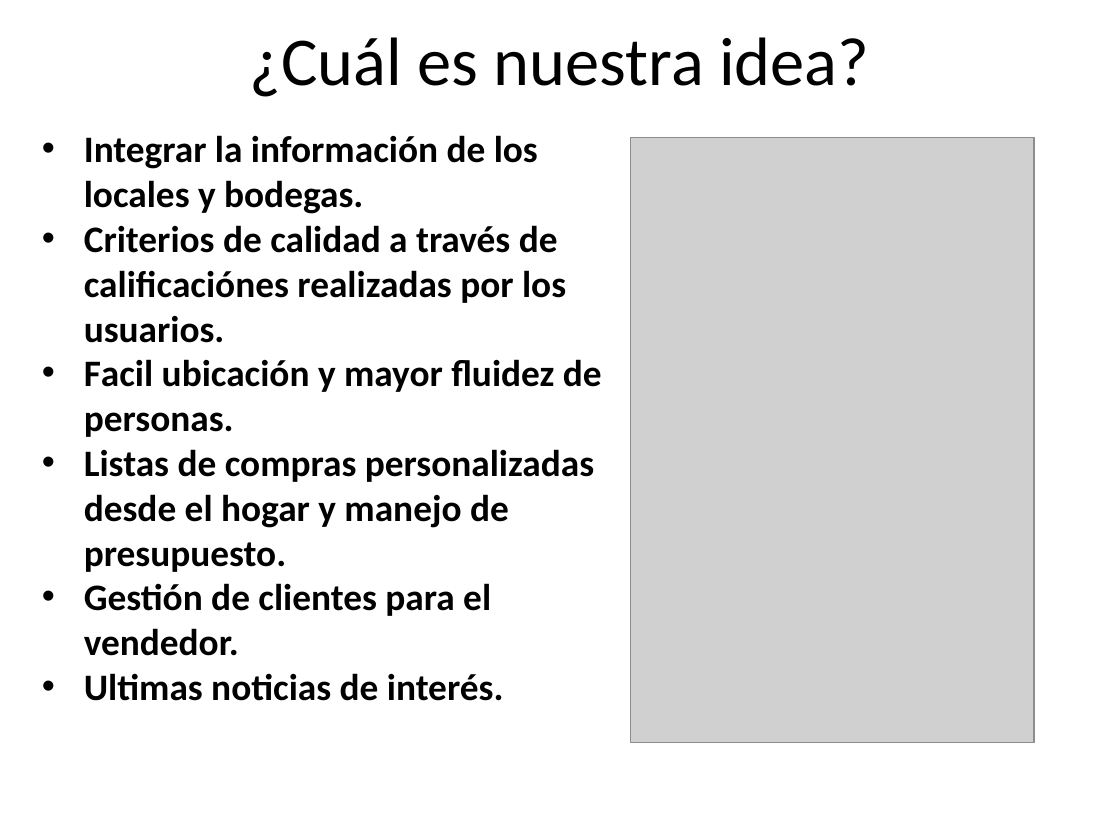
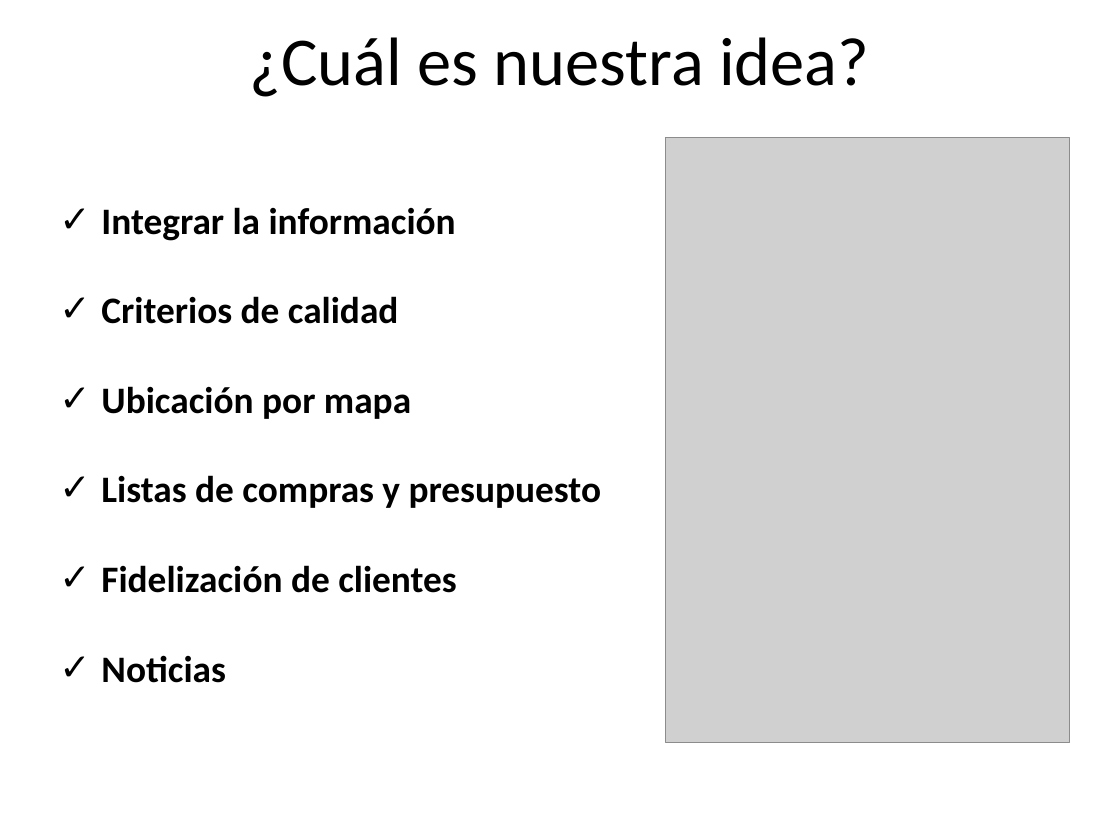
Before and after one commit to anfesmo/Drogas5aConvocatoria, a slide deck: slide 3 of CorabastosUnClick.pptx. Drawn at 1120x840 pixels with LibreOffice and Linux fonts; fonts in the diff are those of the drawing; grey boxes stand for pictures. Boxes give left, top, right and bottom in pixels: in the first picture for what was removed or moved away, otherwise in the second. Text is boxed around its words. In the diff, an @@ line names an element or a change of style, - is before the commit and + after.

```diff
--- a/CorabastosUnClick.pptx
+++ b/CorabastosUnClick.pptx
@@ picture: place and size @@
-picture at [631,138,1034,743]
+picture at [665,138,1068,743]
@@ text at [101,207,602,683]: text changed @@
-• Integrar la información de los locales y bodegas.
-• Criterios de calidad a través de calificaciónes realizadas por los usuarios.
-• Facil ubicación y mayor fluidez de personas.
-• Listas de compras personalizadas desde el hogar y manejo de presupuesto.
-• Gestión de clientes para el vendedor.
-• Ultimas noticias de interés.
+✓ Integrar la información
+✓ Criterios de calidad
+✓ Ubicación por mapa
+✓ Listas de compras y presupuesto
+✓ Fidelización de clientes
+✓ Noticias
```
Also in this commit, not shown: 2 other slides changed, 1 other file.
